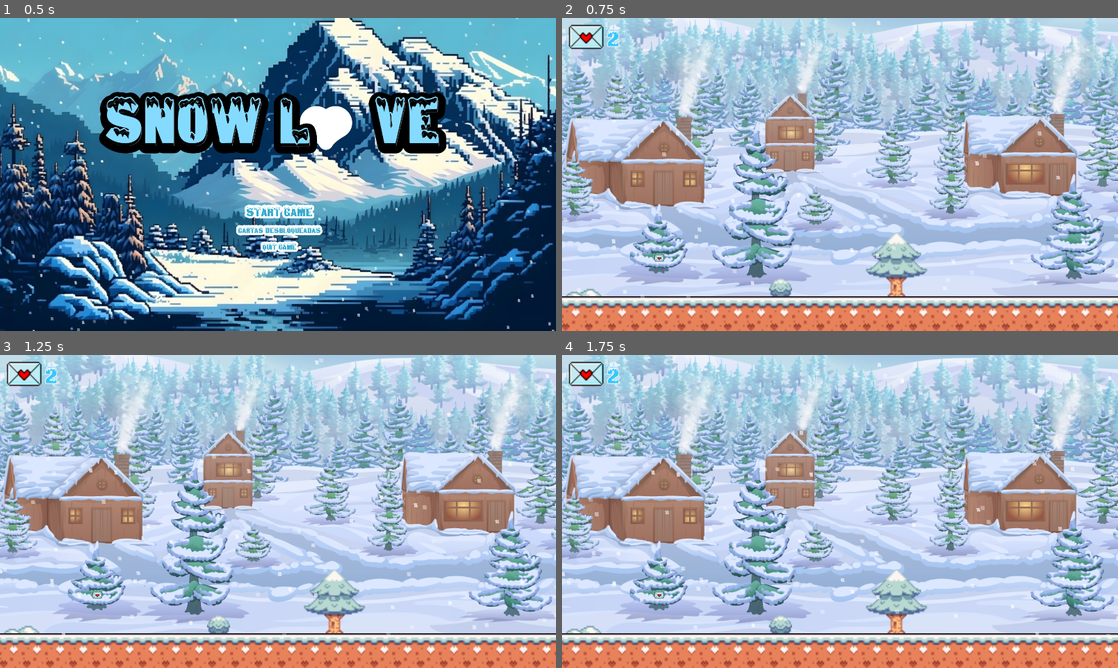
Above: before the commit, frames 1-4 (two rows, left to right).
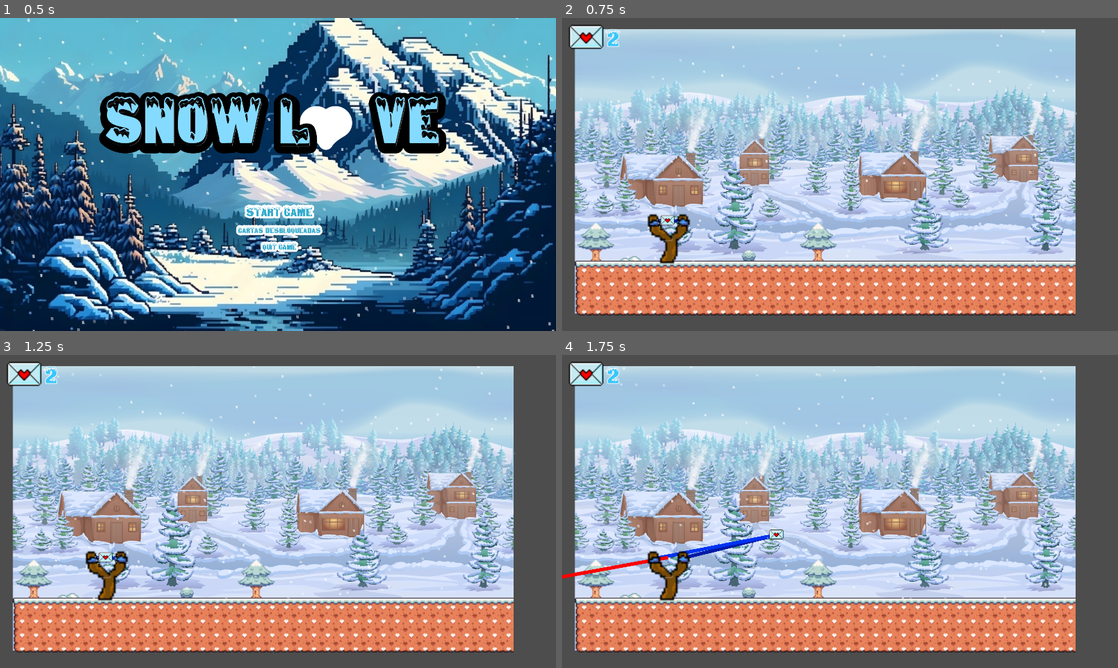
Above: after the commit, the same moments.

Repository: PedroVenanci0/Snow-Love
Game: Godot game, scene res://scenes/menu_principal.tscn
Two runs of this game, one before a commit and one after it. Both use one fixed random seed, a clock stepped at 60 frames per second and the inputs below.
Inputs (mouse positions are in pixels of both pictures, inside the frame that each line leads up to):
- Up to frame 1 (0.5 s): no input
- Up to frame 2 (0.75 s): click "Start Game" at 0.5 s
- Up to frame 3 (1.25 s): no input
- Up to frame 4 (1.75 s): tap Enter (ui_accept) at 1.25, 1.52 s; move the mouse to (962, 495) at 1.27 s; press the mouse at (962, 495) at 1.28 s; hold Right (ui_right) from 1.28 s (still down)

Frame 1 is identical in both runs. In frame 2, 75% of the frame differs, in the area x 0-100%, y 0-100%; in frame 3, 75%; in frame 4, 75%.

Commit message:
feat: update Slingshot

Diff:
--- a/scenes/Slingshot.tscn
+++ b/scenes/Slingshot.tscn
@@ -1,18 +1,13 @@
-[gd_scene load_steps=7 format=3 uid="uid://cwc81ubq57hyl"]
+[gd_scene load_steps=4 format=3 uid="uid://cwc81ubq57hyl"]
 
 [ext_resource type="Script" path="res://script/Slingshot.gd" id="1_l5v33"]
 [ext_resource type="Texture2D" uid="uid://pyg4is4rw2wh" path="res://assets/carta e estilingue/EstilingueParte1.png" id="2_i15c6"]
 [ext_resource type="Texture2D" uid="uid://cyk3uj7wsmoe" path="res://assets/carta e estilingue/EstilingueParte2.png" id="3_dvl6v"]
-[ext_resource type="PackedScene" uid="uid://bx17gyp3v7exd" path="res://scenes/launchable_card_update.tscn" id="6_d5fbg"]
-[ext_resource type="PackedScene" uid="uid://dgrd25lfmuysk" path="res://scenes/bloco.tscn" id="7_w87sd"]
-
-[sub_resource type="RectangleShape2D" id="RectangleShape2D_hngg5"]
-size = Vector2(572.5, 20)
 
 [node name="Slingshot" type="Node2D" node_paths=PackedStringArray("projectile")]
 position = Vector2(600, 265)
 script = ExtResource("1_l5v33")
-projectile = NodePath("LaunchableCardUpdate")
+projectile = NodePath("")
 
 [node name="SlingshotPart1" type="Node2D" parent="."]
 position = Vector2(3, 21)
@@ -52,41 +47,3 @@
 joint_mode = 2
 begin_cap_mode = 2
 end_cap_mode = 2
-
-[node name="StaticBody2D" type="StaticBody2D" parent="."]
-position = Vector2(-73, 44)
-collision_layer = 0
-
-[node name="ColorRect" type="ColorRect" parent="StaticBody2D"]
-offset_left = -215.0
-offset_top = 5.0
-offset_right = 356.0
-offset_bottom = 25.0
-
-[node name="CollisionShape2D" type="CollisionShape2D" parent="StaticBody2D"]
-position = Vector2(69.75, 15)
-shape = SubResource("RectangleShape2D_hngg5")
-
-[node name="LaunchableCardUpdate" parent="." instance=ExtResource("6_d5fbg")]
-position = Vector2(-130, -46)
-gravity_scale = 0.8
-
-[node name="Bloco" parent="." instance=ExtResource("7_w87sd")]
-position = Vector2(241, -22)
-mass = 10.0
-
-[node name="Bloco2" parent="." instance=ExtResource("7_w87sd")]
-position = Vector2(242, 0)
-mass = 10.0
-
-[node name="Bloco3" parent="." instance=ExtResource("7_w87sd")]
-position = Vector2(245, -46)
-mass = 10.0
-
-[node name="Bloco4" parent="." instance=ExtResource("7_w87sd")]
-position = Vector2(246, -76)
-mass = 1.0
-
-[node name="Camera2D" type="Camera2D" parent="."]
-position = Vector2(-130, -46)
-scale = Vector2(0.2, 0.2)
--- a/scenes/launchable_card_update.tscn
+++ b/scenes/launchable_card_update.tscn
@@ -126,20 +126,25 @@
 "speed": 15.0
 }]
 
-[sub_resource type="RectangleShape2D" id="RectangleShape2D_qfxvp"]
-size = Vector2(30, 20)
+[sub_resource type="RectangleShape2D" id="RectangleShape2D_pj35o"]
+size = Vector2(9, 15)
 
 [node name="LaunchableCardUpdate" type="RigidBody2D"]
+collision_layer = 0
 physics_material_override = SubResource("PhysicsMaterial_fwsqg")
 freeze_mode = 1
 script = ExtResource("1_8ybfg")
 
 [node name="AnimatedSprite2D" type="AnimatedSprite2D" parent="."]
-position = Vector2(3, -1)
+position = Vector2(1, -1)
+scale = Vector2(0.5, 0.5)
 sprite_frames = SubResource("SpriteFrames_pfsaf")
 animation = &"Idle"
 autoplay = "Idle"
 frame_progress = 0.745023
 
 [node name="CollisionShape2D" type="CollisionShape2D" parent="."]
-shape = SubResource("RectangleShape2D_qfxvp")
+position = Vector2(0, -1)
+rotation = 1.5708
+shape = SubResource("RectangleShape2D_pj35o")
+disabled = true
--- a/scenes/world_01.tscn
+++ b/scenes/world_01.tscn
@@ -1,10 +1,9 @@
-[gd_scene load_steps=17 format=3 uid="uid://dgme7obfo2ryq"]
+[gd_scene load_steps=18 format=3 uid="uid://dgme7obfo2ryq"]
 
 [ext_resource type="Texture2D" uid="uid://cbtsf8m7gbhhs" path="res://assets/world/Seasonal Tilesets/Seasonal Tilesets/4 - Winter World/Terrain (16 x 16).png" id="1_tgehh"]
 [ext_resource type="Texture2D" uid="uid://cg0r5cxyfkhpk" path="res://assets/world/Seasonal Tilesets/Seasonal Tilesets/4 - Winter World/Winter_entities (16 x 16).png" id="2_skqpc"]
 [ext_resource type="Shader" path="res://shader/rain_and_snow_shader.gdshader" id="3_ilnu4"]
 [ext_resource type="PackedScene" uid="uid://bht4ua6k7nlh5" path="res://scenes/player.tscn" id="4_niov7"]
-[ext_resource type="PackedScene" uid="uid://cf5yfq7645ms2" path="res://scenes/carta.tscn" id="5_tsjrg"]
 [ext_resource type="Texture2D" uid="uid://c4abypyg6xj37" path="res://assets/free-winter-holiday-game-backgrounds/PNG/BG_02/Layers/Sky.png" id="6_y6oqs"]
 [ext_resource type="Texture2D" uid="uid://co2p1vnvxy3ee" path="res://assets/free-winter-holiday-game-backgrounds/PNG/BG_02/Layers/BG.png" id="7_u1s5n"]
 [ext_resource type="Texture2D" uid="uid://cny7oski58p2n" path="res://assets/free-winter-holiday-game-backgrounds/PNG/BG_02/Layers/Middle.png" id="8_gvnuv"]
@@ -12,6 +11,8 @@
 [ext_resource type="Texture2D" uid="uid://bcerd0wiu6o76" path="res://assets/free-winter-holiday-game-backgrounds/PNG/BG_02/Layers/Foreground.png" id="10_3v4ay"]
 [ext_resource type="PackedScene" uid="uid://bvxabrpqnao5k" path="res://scenes/scene de pause.tscn" id="11_00qbu"]
 [ext_resource type="PackedScene" uid="uid://cnk01usi4jhcc" path="res://scenes/hud_cards.tscn" id="12_2a8e3"]
+[ext_resource type="PackedScene" uid="uid://bx17gyp3v7exd" path="res://scenes/launchable_card_update.tscn" id="13_b683t"]
+[ext_resource type="PackedScene" uid="uid://cwc81ubq57hyl" path="res://scenes/Slingshot.tscn" id="13_h71wn"]
 
 [sub_resource type="TileSetAtlasSource" id="TileSetAtlasSource_53sdi"]
 texture = ExtResource("1_tgehh")
@@ -401,11 +402,9 @@
 [node name="world_01" type="Node2D"]
 
 [node name="Camera2D2" type="Camera2D" parent="."]
-position = Vector2(241, 210)
+position = Vector2(305, 167)
 ignore_rotation = false
-zoom = Vector2(5, 5)
-limit_left = 6
-limit_bottom = 290
+zoom = Vector2(3, 3)
 
 [node name="TileMap" type="TileMap" parent="."]
 position = Vector2(0, -326)
@@ -429,12 +428,6 @@
 [node name="Player" parent="." instance=ExtResource("4_niov7")]
 position = Vector2(70, 246)
 
-[node name="Estilingue" type="Sprite2D" parent="."]
-position = Vector2(117, 254)
-
-[node name="carta" parent="." instance=ExtResource("5_tsjrg")]
-position = Vector2(116, 242)
-
 [node name="BG" type="ParallaxBackground" parent="."]
 scroll_offset = Vector2(409.688, 109.211)
 
@@ -476,3 +469,10 @@
 [node name="SceneDePause" parent="." instance=ExtResource("11_00qbu")]
 
 [node name="HUD_cards" parent="." instance=ExtResource("12_2a8e3")]
+
+[node name="Slingshot" parent="." node_paths=PackedStringArray("projectile") instance=ExtResource("13_h71wn")]
+position = Vector2(107, 220)
+projectile = NodePath("../LaunchableCardUpdate")
+
+[node name="LaunchableCardUpdate" parent="." instance=ExtResource("13_b683t")]
+position = Vector2(134, 174)
--- a/script/LaunchableCardUpdate.gd
+++ b/script/LaunchableCardUpdate.gd
@@ -8,7 +8,7 @@
 	initialPos = position;
 
 func _process(delta):
-	set_deferred("scale", Vector2(0.5, 0.5))
+
 	if dragging == false:
 		pass
 		#global_position = Vector2(0.0, 10.0)
--- a/script/Slingshot.gd
+++ b/script/Slingshot.gd
@@ -29,13 +29,13 @@
 		var point = points[i];
 		var _col = Color(0.0, 0.20 - 0.10 * int(i == 0), 0.95 - 0.30 * int(i == 0));
 
-		var _destPos = projectile.position if !successful else Vector2(-20.0, 2.0)
+		var _destPos = projectile.position - position if !successful else Vector2(-20.0, 2.0)
 		slingPos = slingPos.lerp(_destPos, 0.20);
 		draw_line(point.position, slingPos, _col, 4.0);
 
 	# Draw trajectory
 	if holding:
-		draw_line(Vector2.ZERO, Vector2.ZERO + launchDir * 12, Color.LIME, 4)
+		draw_line(Vector2.ZERO, Vector2.ZERO + launchDir * 2 , Color.RED, 4)
 
 
 func _process(delta):
